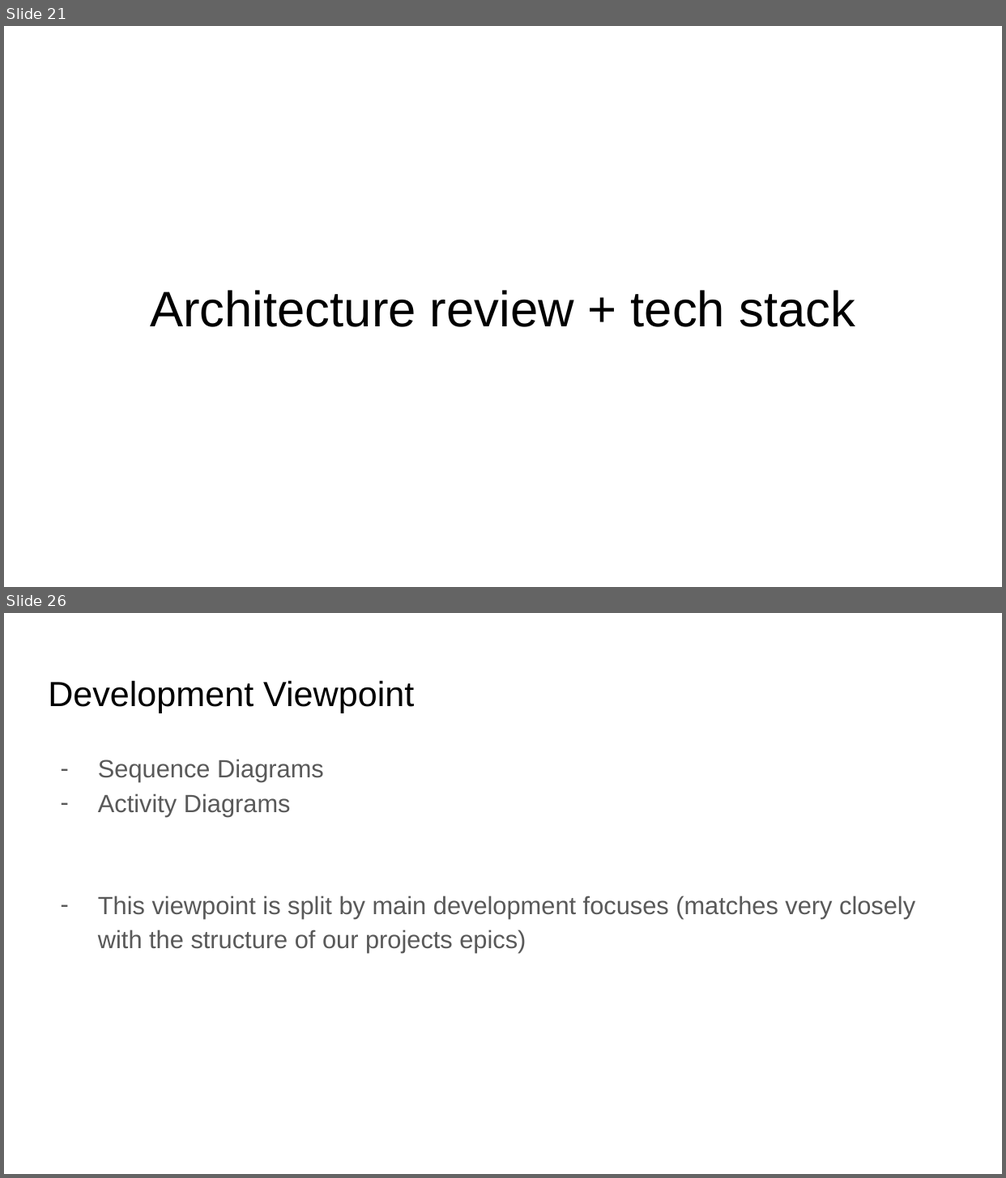
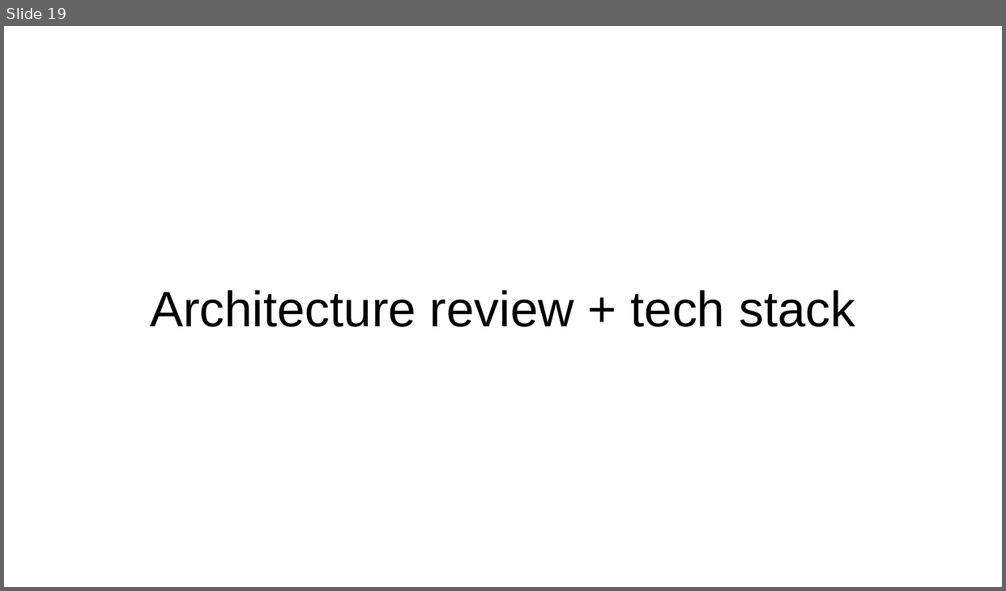
Before and after one commit to SOEN-390-Mini-Cap/CovidTracker, a slide deck: docs/Sprint 5 report/Sprint 5 presentation.pptx. Shown one above the other, each under a label of ours: slides 21 and 26 before the commit, slide 19 after it; the slides between them are not shown. The pictures are 1006x1178 and 1006x591 pixels, drawn with LibreOffice and Linux fonts; fonts in the diff are those of the drawing. Boxes give left, top, right and bottom in pixels: in the first picture for what was removed or moved away, otherwise in the second. Text is boxed around its words. In the diff, an @@ line names an element or a change of style, - is before the commit and + after.

```diff
--- a/docs/Sprint 5 report/Sprint 5 presentation.pptx
+++ b/docs/Sprint 5 report/Sprint 5 presentation.pptx
@@ slide 26 removed at [4, 613, 1002, 1174], background #FFFFFF @@
@@ title removed at [48, 680, 414, 713] @@
-Development Viewpoint
@@ text removed at [98, 759, 915, 953] @@
-– Sequence Diagrams
-– Activity Diagrams
-– This viewpoint is split by main development focuses (matches very closely with the structure of our projects epics)
@@ what was slide 21 is now slide 19 @@
```
Also in this commit, not shown: 12 slides changed, 9 other slides removed.
